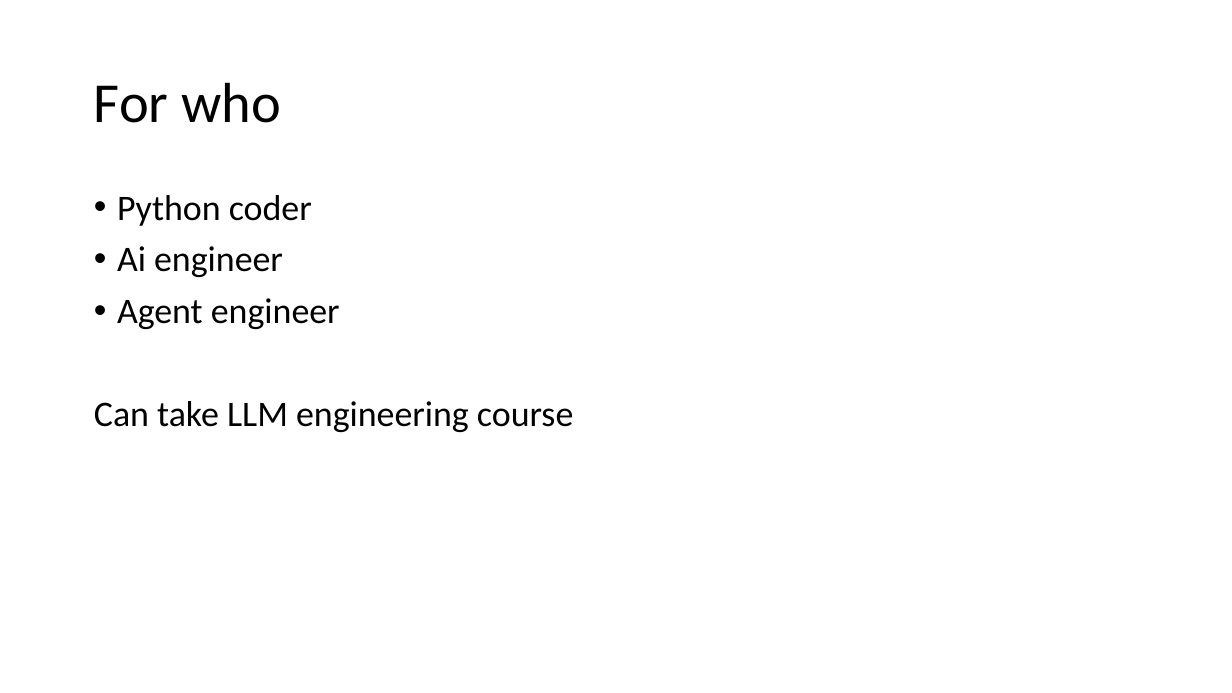
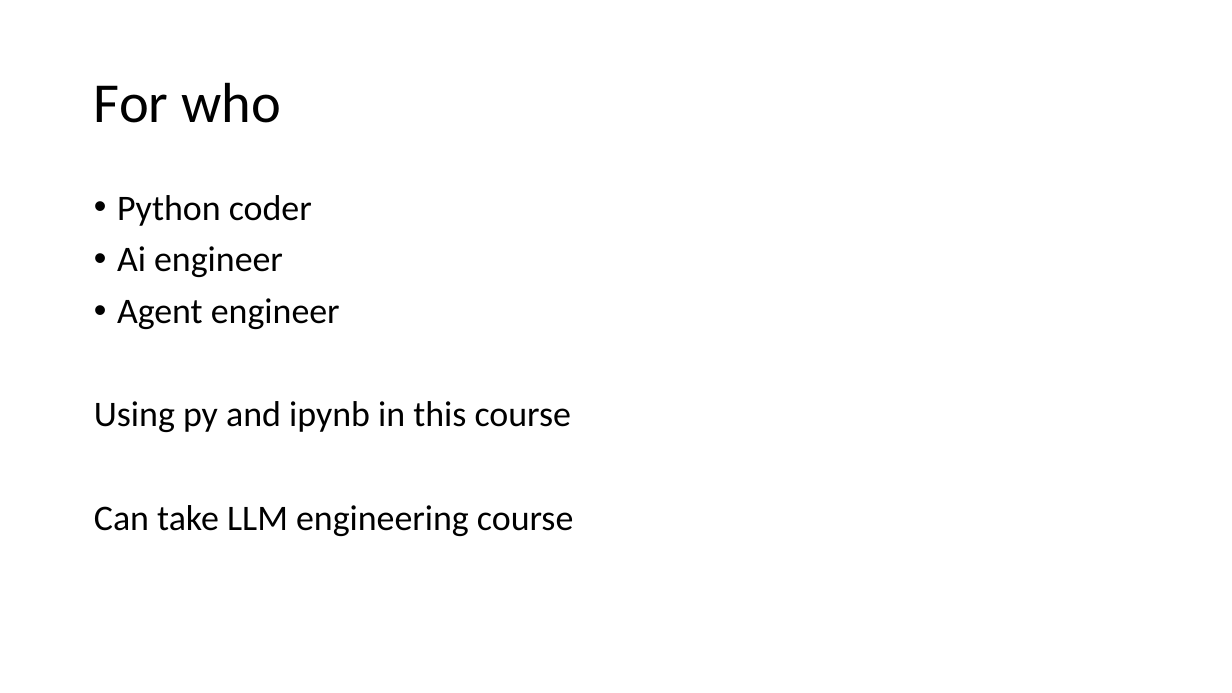
Before and after one commit to kindaichinisan/agents, a slide deck: slide 6 of wj_folder/AI Engineer Agentic Track.pptx (slide 2 before the commit). Drawn at 1232x693 pixels with LibreOffice and Linux fonts; fonts in the diff are those of the drawing. Boxes give left, top, right and bottom in pixels: in the first picture for what was removed or moved away, otherwise in the second. Text is boxed around its words. In the diff, an @@ line names an element or a change of style, - is before the commit and + after.

```diff
--- a/wj_folder/AI Engineer Agentic Track.pptx
+++ b/wj_folder/AI Engineer Agentic Track.pptx
@@ text at [94, 401, 571, 432]: paragraph added @@
+Using py and ipynb in this course
```
Also in this commit, not shown: 3 other slides changed, 11 slides added, 2 other files.
